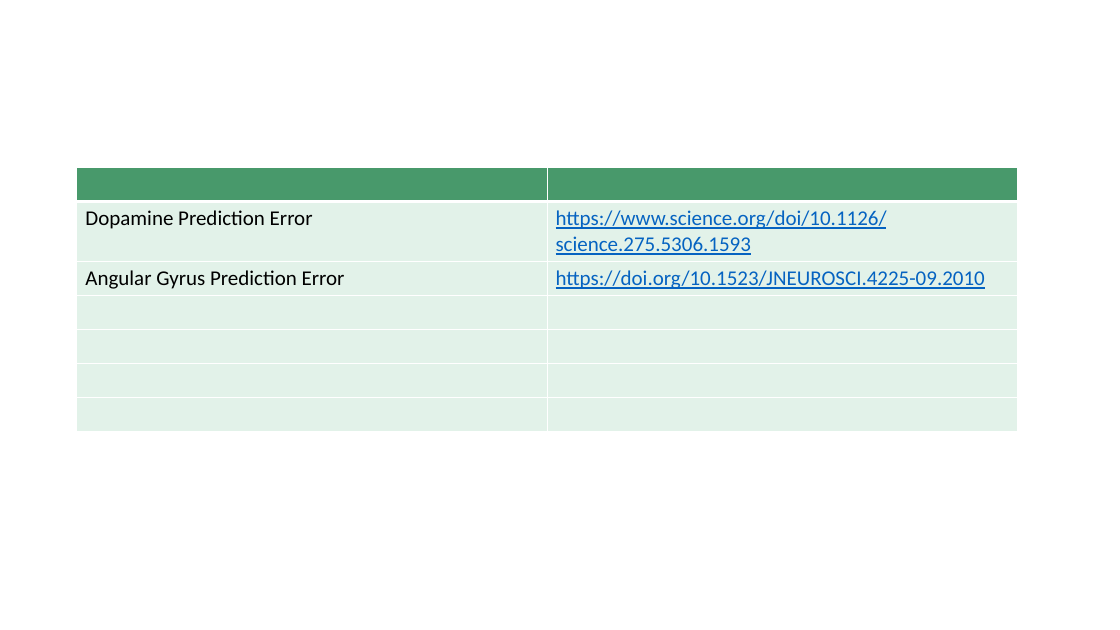
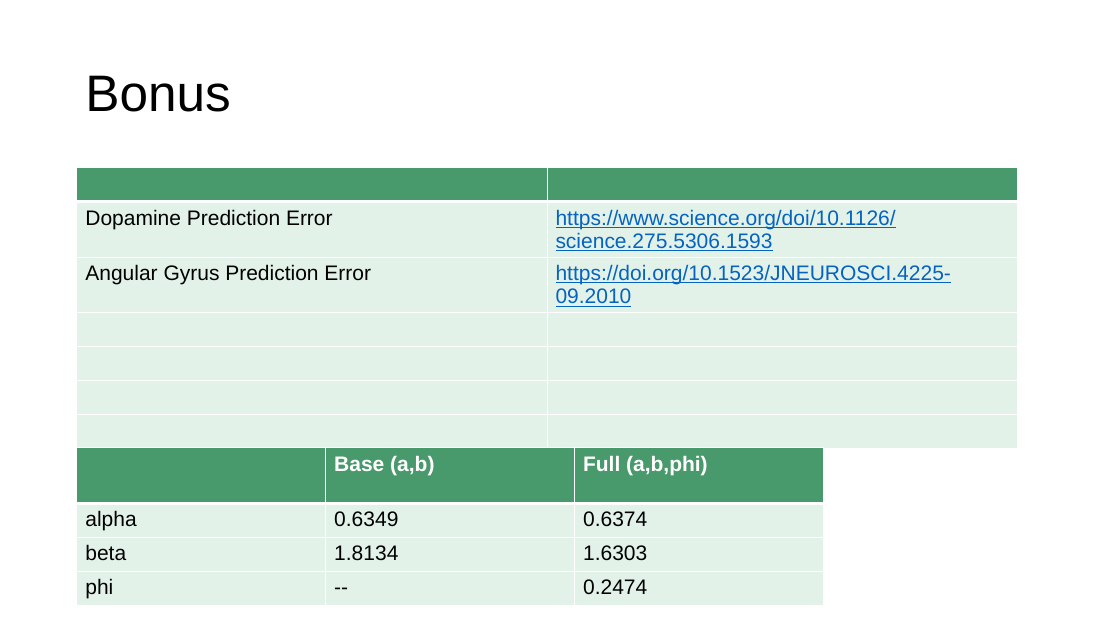
Before and after one commit to trNk27/Human_Data_Exploration, a slide deck: slide 46 of presentation/Prototype.pptx. Drawn at 1120x630 pixels with LibreOffice and Linux fonts; fonts in the diff are those of the drawing; background and template pictures are left out. Boxes give left, top, right and bottom in pixels: in the first picture for what was removed or moved away, otherwise in the second. Text is boxed around its words. In the diff, an @@ line names an element or a change of style, - is before the commit and + after.

```diff
--- a/presentation/Prototype.pptx
+++ b/presentation/Prototype.pptx
@@ title added at [85,75,230,112], 44 pt, text #000000 @@
+Bonus
@@ table at [77,168,1018,431] @@
@@ font Calibri to Arial @@
@@ table added at [77,448,823,609], 4 rows, 3 columns @@
+ | Base (a,b) | Full (a,b,phi)
+alpha | 0.6349 | 0.6374
+beta | 1.8134 | 1.6303
+phi | -- | 0.2474
```
Also in this commit, not shown: 1 slide added, 1 slide removed, 3 other files.
